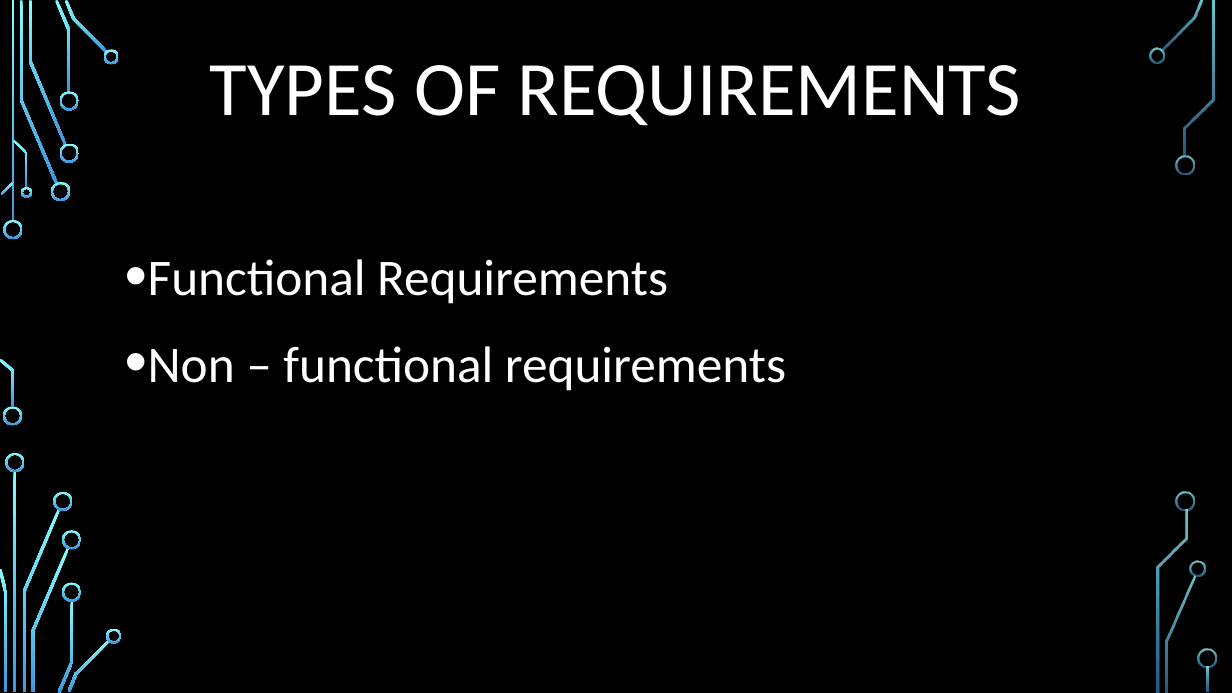
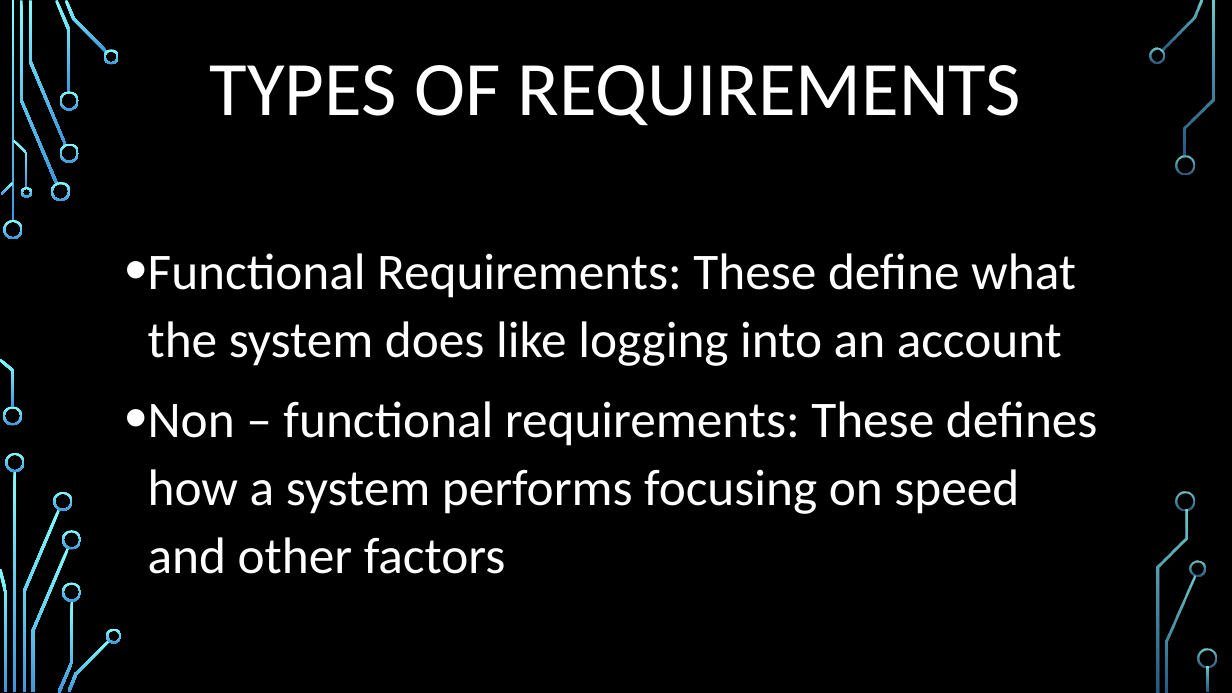
Before and after one commit to Kelben-ui/Group-15, a slide deck: slide 16 of Task 1/TASK 1 PowerPoint.pptx (slide 21 before the commit). Drawn at 1232x693 pixels with LibreOffice and Linux fonts; fonts in the diff are those of the drawing; background and template pictures are left out. Boxes give left, top, right and bottom in pixels: in the first picture for what was removed or moved away, otherwise in the second. Text is boxed around its words. In the diff, an @@ line names an element or a change of style, - is before the commit and + after.

```diff
--- a/Task 1/TASK 1 PowerPoint.pptx
+++ b/Task 1/TASK 1 PowerPoint.pptx
@@ text at (x1=148, y1=253, x2=1098, y2=574): text changed @@
-• Functional Requirements
-• Non – functional requirements
+• Functional Requirements: These define what the system does like logging into an account
+• Non – functional requirements: These defines how a system performs focusing on speed and other factors
```
Also in this commit, not shown: 7 other slides changed, 2 slides added, 7 slides removed, 1 other file.
